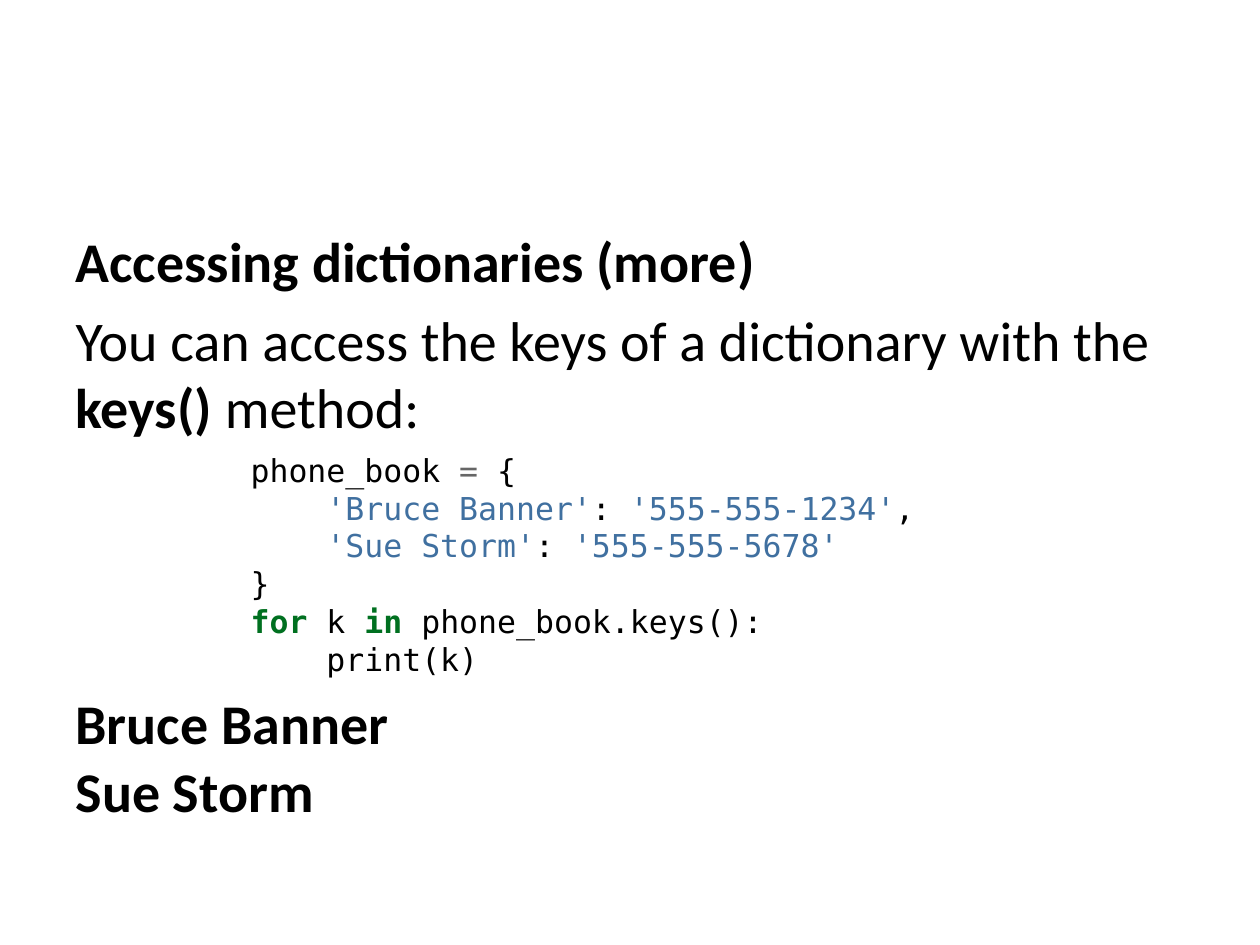
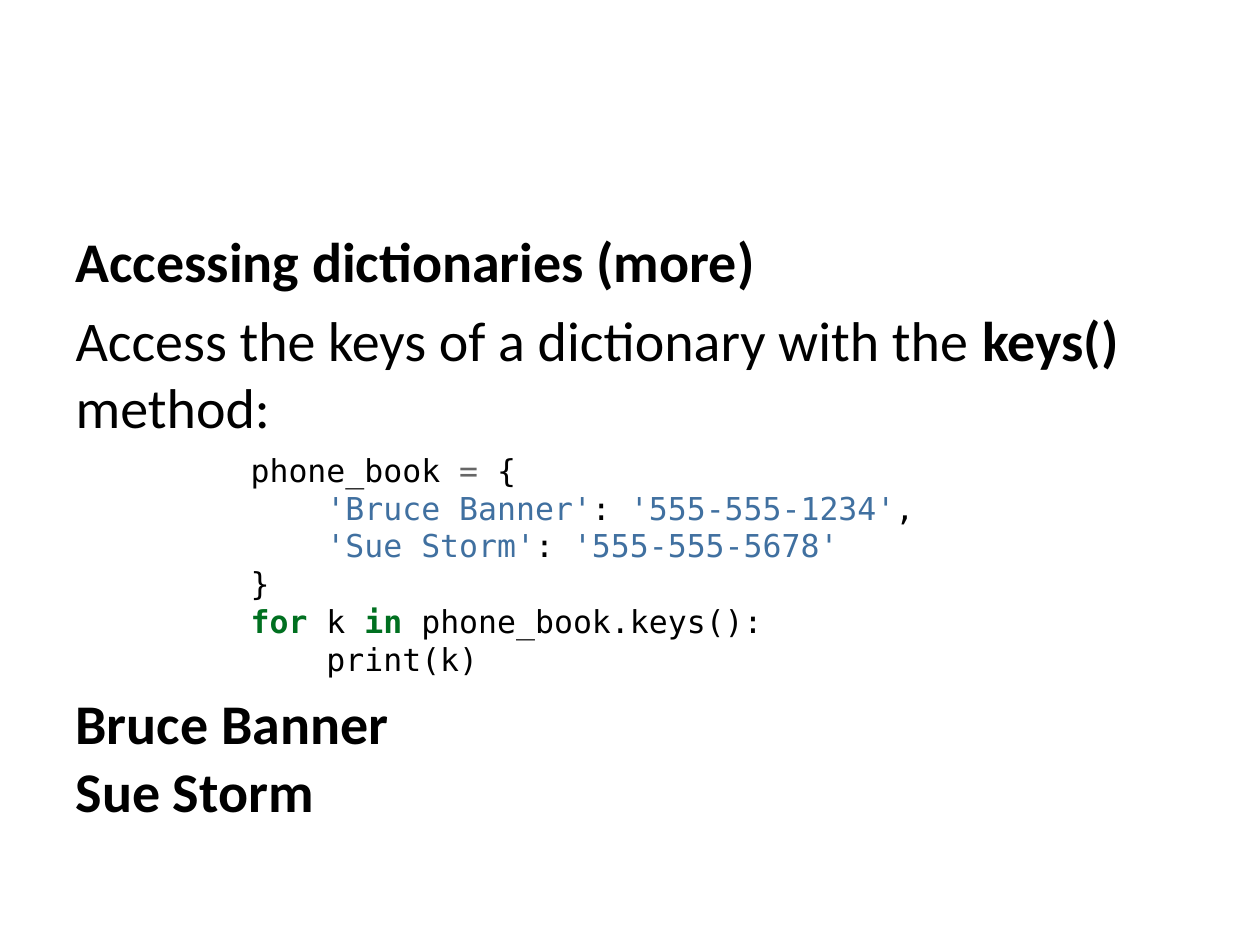
Before and after one commit to edsu/inst326, a slide deck: slide 25 of modules/module03/slides.pptx. Drawn at 1260x945 pixels with LibreOffice and Linux fonts; fonts in the diff are those of the drawing. Boxes give left, top, right and bottom in pixels: in the first picture for what was removed or moved away, otherwise in the second. Text is boxed around its words. In the diff, an @@ line names an element or a change of style, - is before the commit and + after.

```diff
--- a/modules/module03/slides.pptx
+++ b/modules/module03/slides.pptx
@@ text at [76,319,1118,429]: text changed @@
-You can access the keys of a dictionary with the keys() method:
+Access the keys of a dictionary with the keys() method:
```
Also in this commit, not shown: 2 other slides changed, 2 other files.
